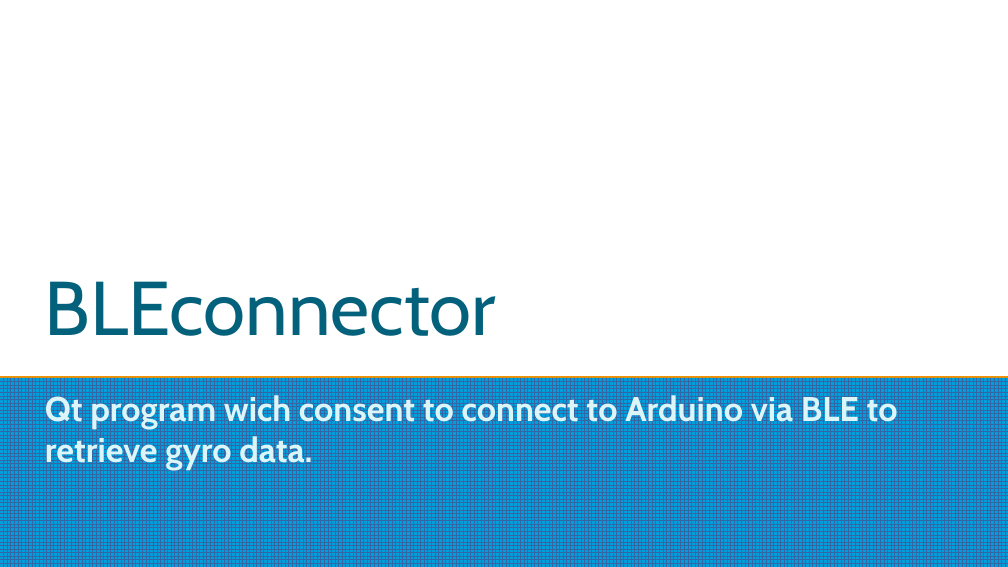
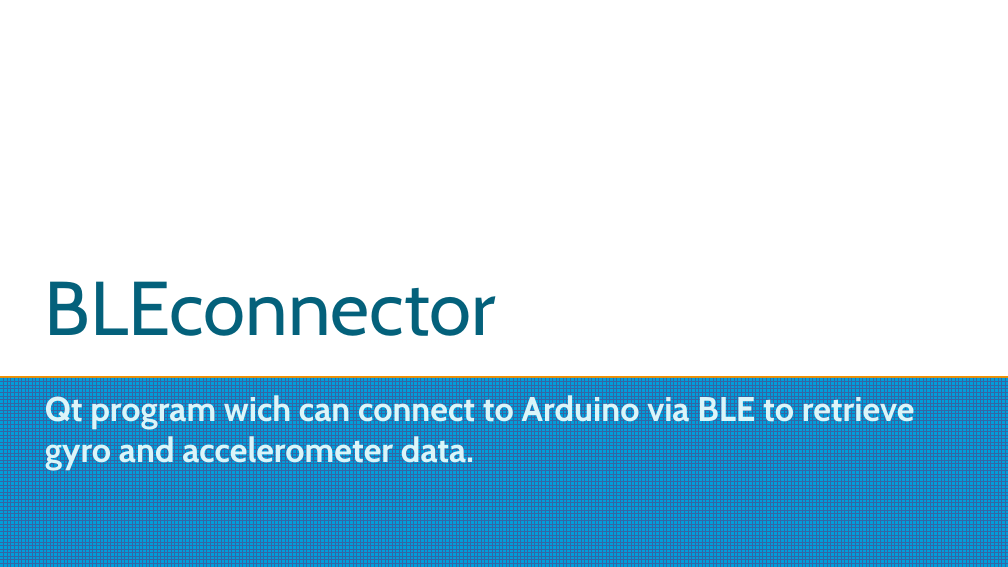
Before and after one commit to giogan98/daffodil, a slide deck: slide 1 of BLE/BLEconnector.odp. Drawn at 1008x567 pixels with LibreOffice and Linux fonts; fonts in the diff are those of the drawing. Boxes give left, top, right and bottom in pixels: in the first picture for what was removed or moved away, otherwise in the second. Text is boxed around its words. In the diff, an @@ line names an element or a change of style, - is before the commit and + after.

```diff
--- a/BLE/BLEconnector.odp
+++ b/BLE/BLEconnector.odp
@@ subtitle at box(45, 392, 915, 470): text changed @@
-Qt program wich consent to connect to Arduino via BLE to retrieve gyro data.
+Qt program wich can connect to Arduino via BLE to retrieve gyro and accelerometer data.
```
Also in this commit, not shown: 4 other slides changed, 2 slides added.
